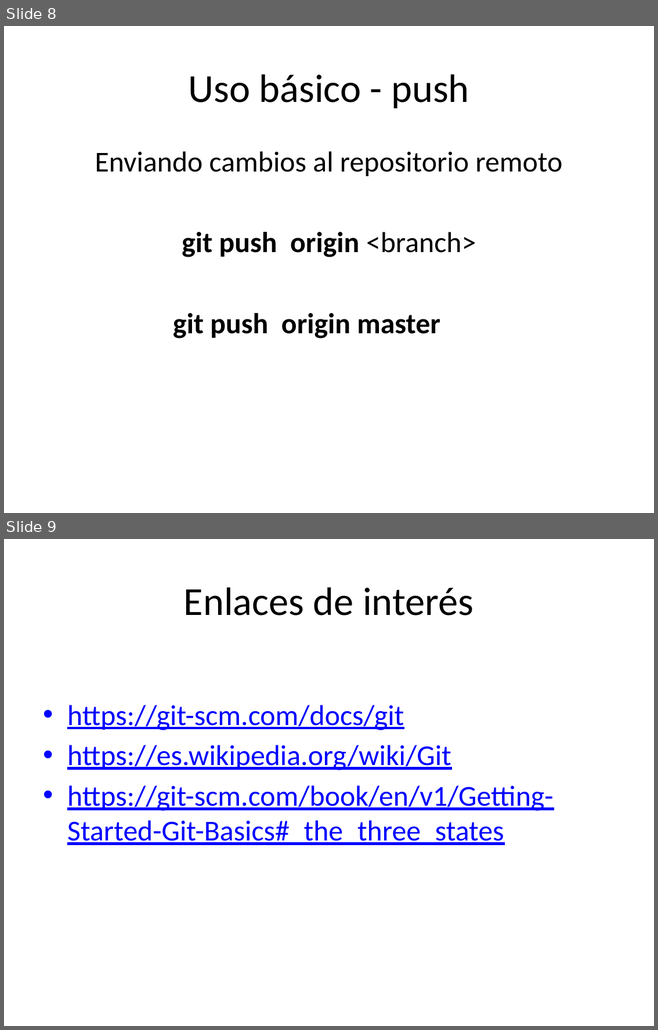
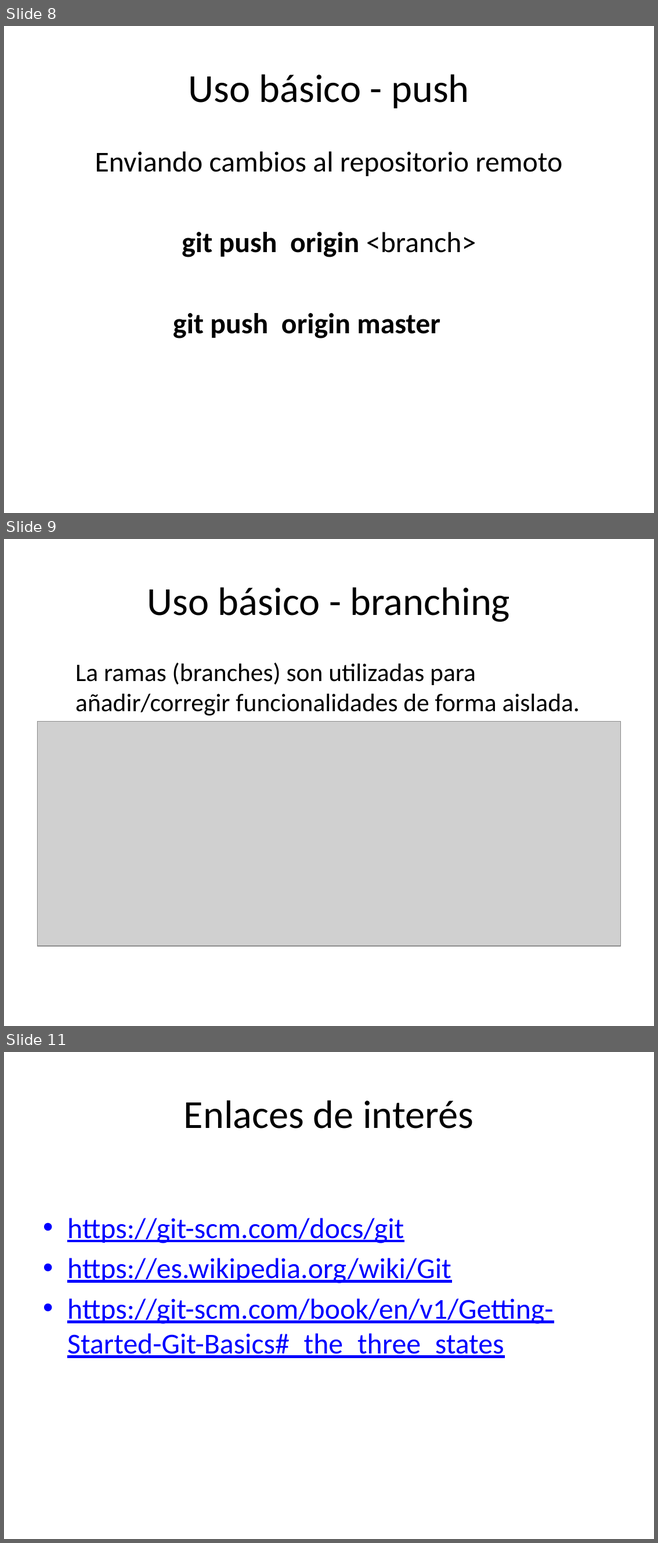
Before and after one commit to ceta-project/materiales, a slide deck: Ceta-01-Git.pptx. Shown one above the other, each under a label of ours: slides 8 and 9 before the commit, slides 8, 9 and 11 after it; the slides between them are not shown. The pictures are 658x1030 and 658x1543 pixels, drawn with LibreOffice and Linux fonts; fonts in the diff are those of the drawing; grey boxes stand for pictures. Boxes give left, top, right and bottom in pixels: in the first picture for what was removed or moved away, otherwise in the second. Text is boxed around its words. In the diff, an @@ line names an element or a change of style, - is before the commit and + after.

Commit message:
branches - cs - http

```diff
--- a/Ceta-01-Git.pptx
+++ b/Ceta-01-Git.pptx
@@ slide 9 added at box(4, 539, 654, 1026), background #FFFFFF @@
@@ title added at box(147, 587, 510, 622), 44 pt, text #000000 @@
+Uso básico - branching
@@ text added at box(75, 663, 579, 716), 28 pt, text #000000 @@
+  La ramas (branches) son utilizadas para añadir/corregir funcionalidades de forma aislada.
@@ picture added at box(37, 722, 621, 946) @@
@@ what was slide 9 is now slide 11 @@
```
Also in this commit, not shown: 1 slide changed, 1 other slide added, 1 other file.
